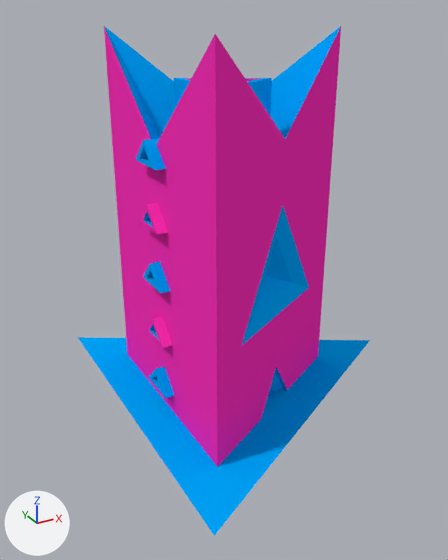
The Blender file assets/lvl/city4.blend, before and after one commit.
One viewpoint serves both versions: a camera (50 mm lens) standing at (-170.0, -372.0, 254.0) and looking at (40.0, 9.0, 64.0). Every picture has the same lights, and +X, +Y and +Z are marked at lower left.

Script lines for the objects in view, before the commit:
```python
mat_material = diffuse_material('Material')
mat_material.base_color = (0.0, 0.393, 1.0)  # blue #00a8ff
mat_material_001 = diffuse_material('Material.001')
mat_material_001.base_color = (1.0, 0.0318, 0.501)  # pink #ff32bc
me_city4 = bpy.data.meshes.new('city4')
me_city4.from_pydata(...)  # 1030 vertices, 1040 faces; spans x -45.0..187.0, y -134.0..134.0, z -75.0..248.0
# faces by material slot: [657, 383]
me_city4.materials.append(mat_material)  # blue #00a8ff
me_city4.materials.append(mat_material_001)  # pink #ff32bc
ob_shell = bpy.data.objects.new('shell', me_city4)
ob_shell.location = (0.0, 0.0, -5.0)
```
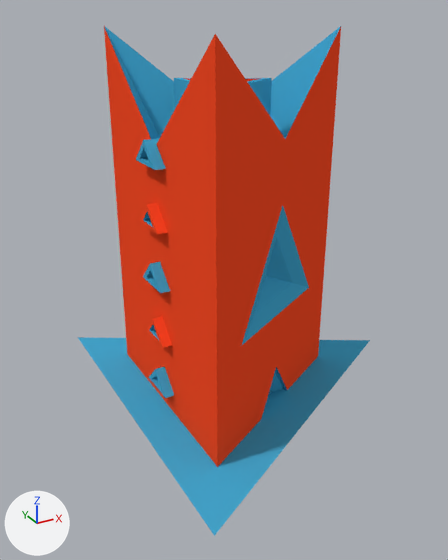
Where the change shows, as pixel boxes (x1, y1, x2, y2) in the pictures (448 x 560 px):
'shell', recoloured
    both: (78, 26, 370, 536)

The edits, one by one:
Material 'Material' (mat_material) changes colour from blue #00a8ff to cyan #45a9d1; in linear values from (0.0, 0.393, 1.0) to (0.0595, 0.395, 0.64).
Material 'Material.001' (mat_material_001) changes colour from pink #ff32bc to red #ff4d27; in linear values from (1.0, 0.0318, 0.501) to (1.0, 0.0748, 0.0205).
